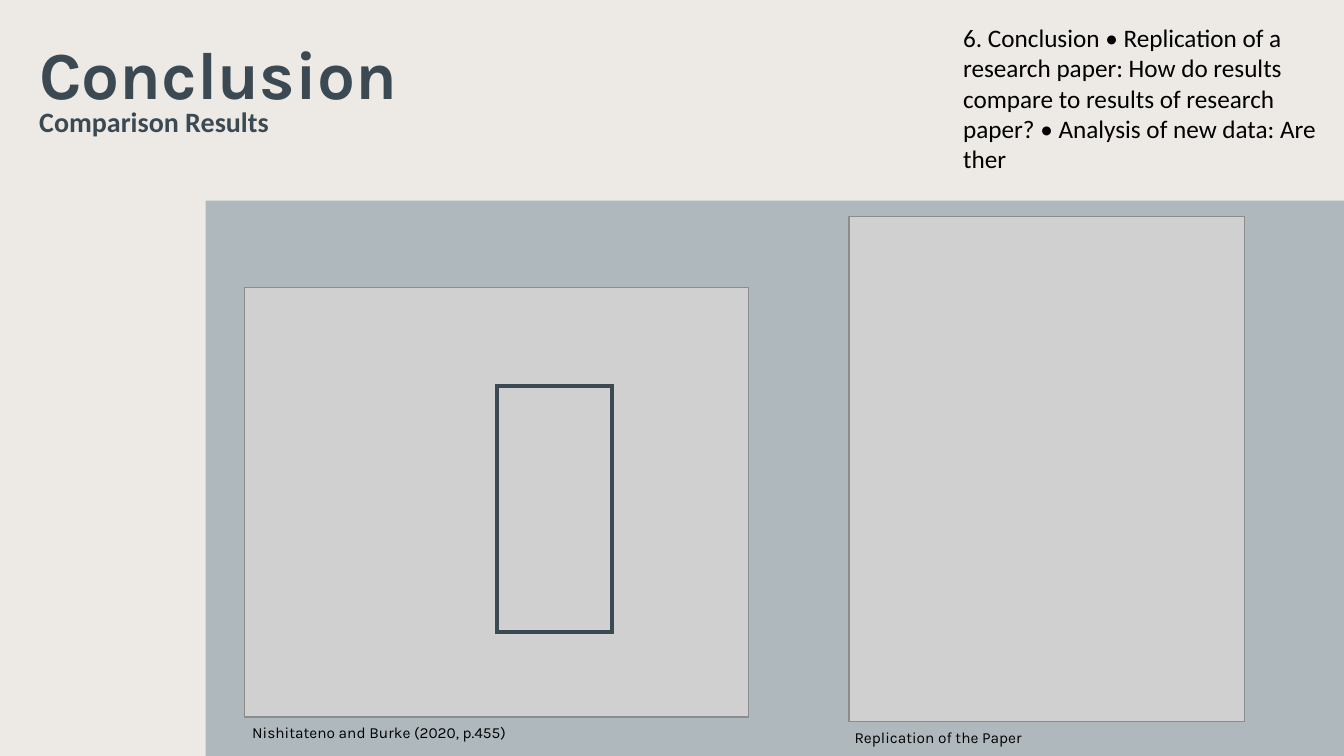
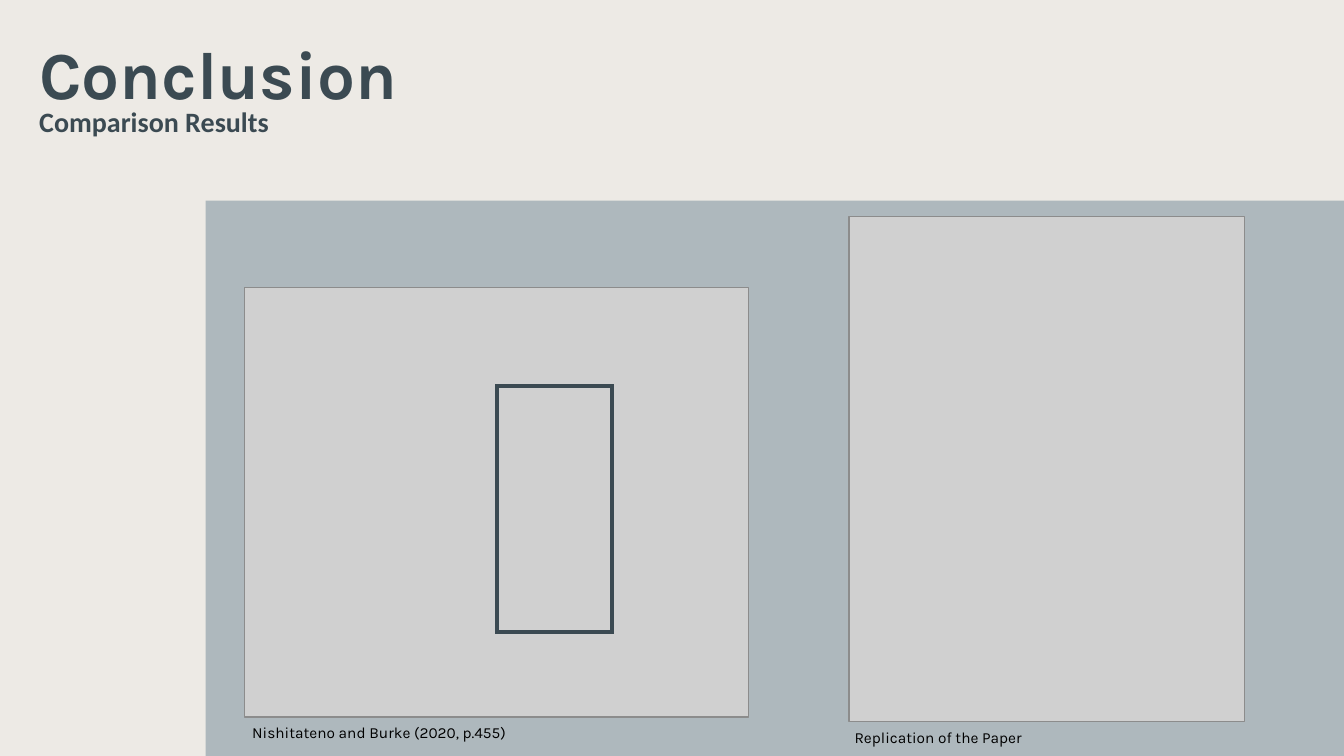
Before and after one commit to lemonhead94/urban_air_quality_jp, a slide deck: slide 15 of Studer_Koch_Urban_air_quality.pptx (slide 14 before the commit). Drawn at 1344x756 pixels with LibreOffice and Linux fonts; fonts in the diff are those of the drawing; grey boxes stand for pictures; background and template pictures are left out. Boxes give left, top, right and bottom in pixels: in the first picture for what was removed or moved away, otherwise in the second. Text is boxed around its words. In the diff, an @@ line names an element or a change of style, - is before the commit and + after.

```diff
--- a/Studer_Koch_Urban_air_quality.pptx
+++ b/Studer_Koch_Urban_air_quality.pptx
@@ text removed at (963, 29, 1316, 168) @@
-6. Conclusion • Replication of a research paper: How do results compare to results of research paper? • Analysis of new data: Are ther
```
Also in this commit, not shown: 2 other slides changed, 2 slides added, 1 slide removed, 3 other files.
